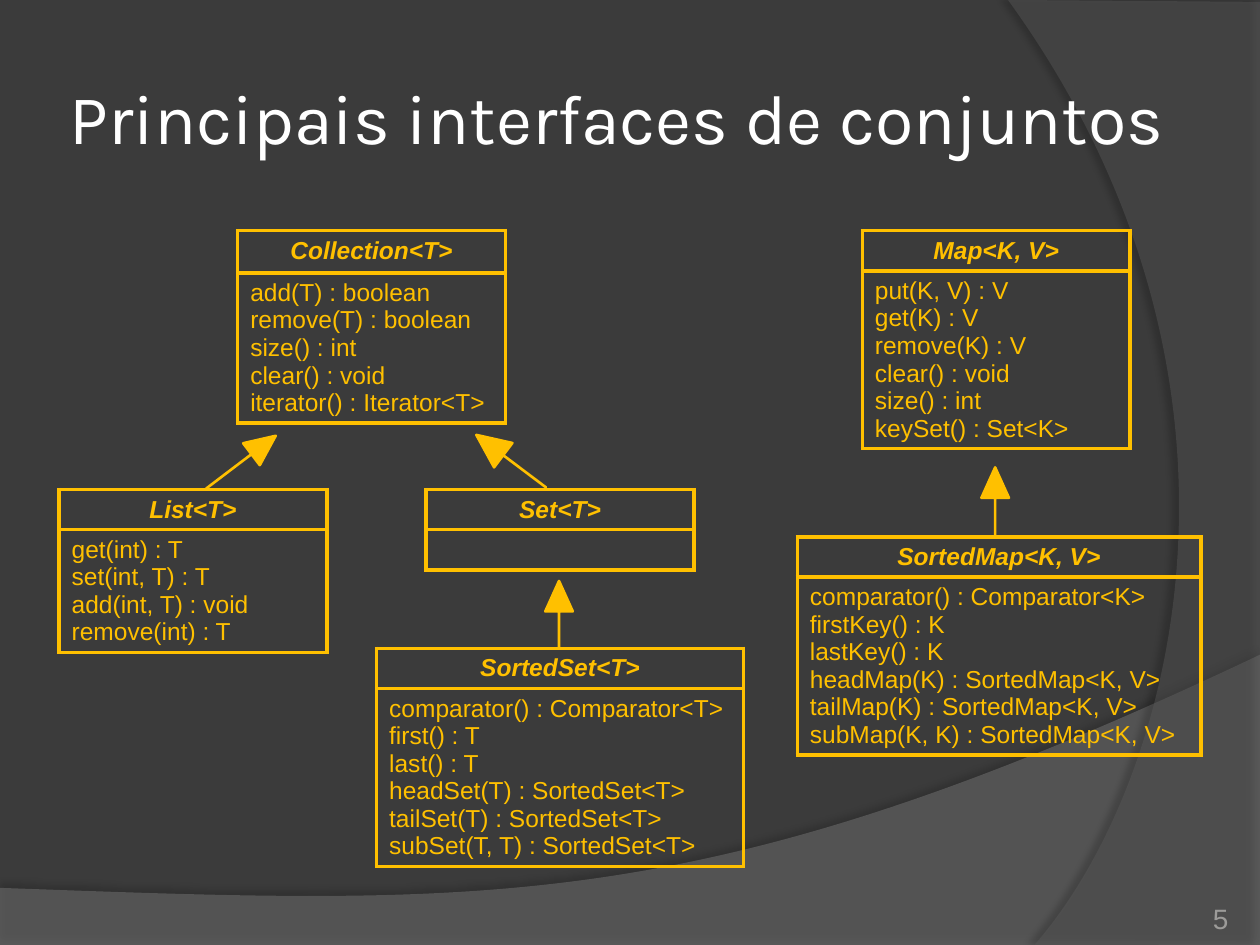
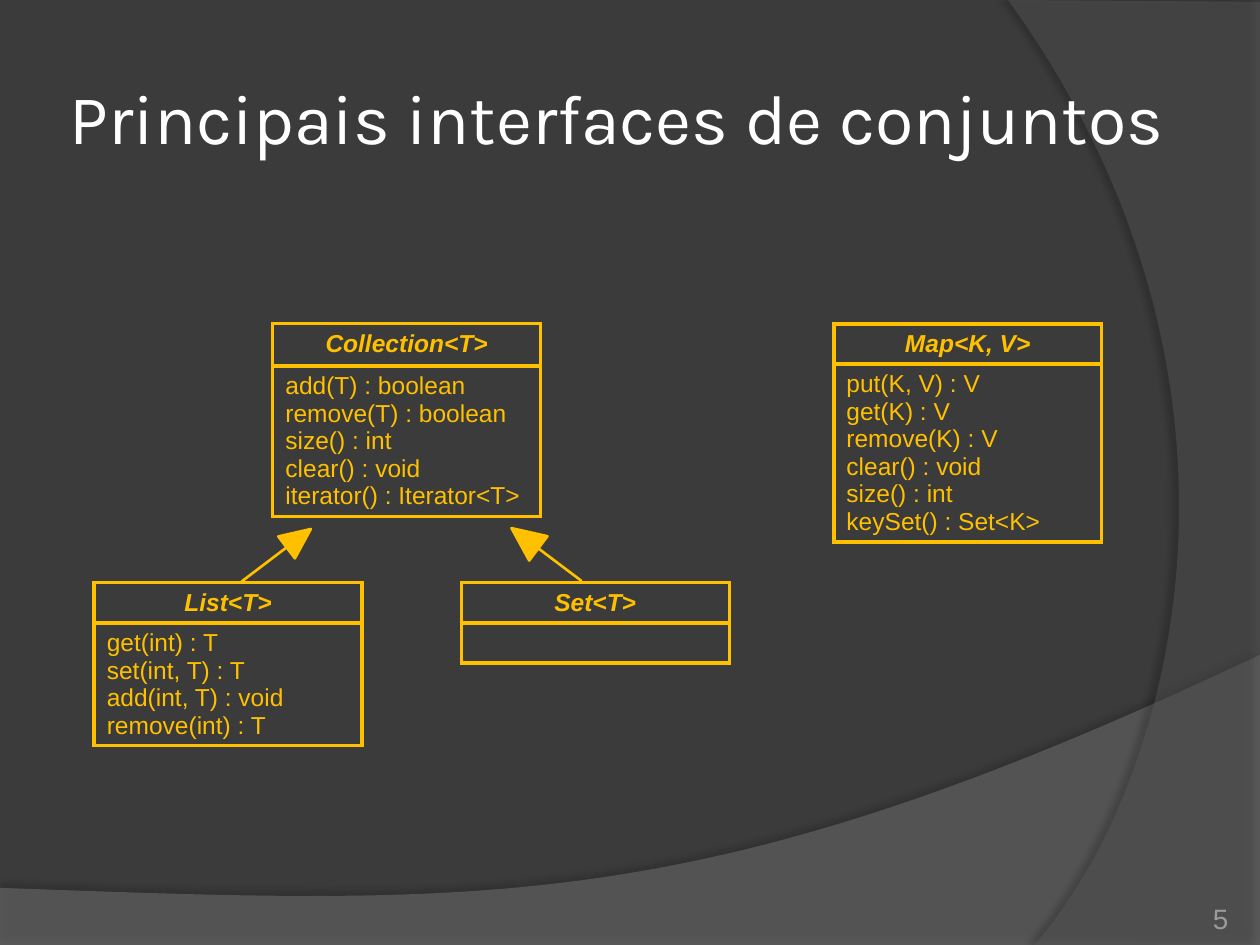
Before and after one commit to duchesqui/slzvieira-training, a slide deck: slide 5 of 2-Java-Programmer-Modulo-II/10.Capitulo04.pptx. Drawn at 1260x945 pixels with LibreOffice and Linux fonts; fonts in the diff are those of the drawing. Boxes give left, top, right and bottom in pixels: in the first picture for what was removed or moved away, otherwise in the second. Text is boxed around its words. In the diff, an @@ line names an element or a change of style, - is before the commit and + after.

Commit message:
Redução do conteúdo a ser apresentado nos capítulos 3 (equalse hashcode) e 4 (coleções). Foram excluídos os temas de ordenação: Comparable, Comparator, SortedSet e SortedMap.

```diff
--- a/2-Java-Programmer-Modulo-II/10.Capitulo04.pptx
+++ b/2-Java-Programmer-Modulo-II/10.Capitulo04.pptx
@@ table: place and size @@
-table at box(862, 231, 1130, 461)
+table at box(834, 324, 1102, 554)
@@ right arrow removed at box(981, 468, 1009, 535) @@
@@ 3 tables, 2 right arrows: place and size @@
-3 tables, 2 right arrows at box(59, 231, 694, 663)
+3 tables, 2 right arrows at box(94, 324, 730, 756)
@@ table removed at box(798, 537, 1201, 767), 2 rows, 1 columns @@
-SortedMap<K, V>
-comparator() : Comparator<K> / firstKey() : K / lastKey() : K / headMap(K) : SortedMap<K, V> / tailMap(K) : SortedMap<K, V> / subMap(K, K) : SortedMap<K, V>
@@ right arrow removed at box(545, 581, 573, 648) @@
@@ table removed at box(377, 649, 743, 879), 2 rows, 1 columns @@
-SortedSet<T>
-comparator() : Comparator<T> / first() : T / last() : T / headSet(T) : SortedSet<T> / tailSet(T) : SortedSet<T> / subSet(T, T) : SortedSet<T>
```
Also in this commit, not shown: 5 other slides changed, 7 slides removed, 1 other file.
